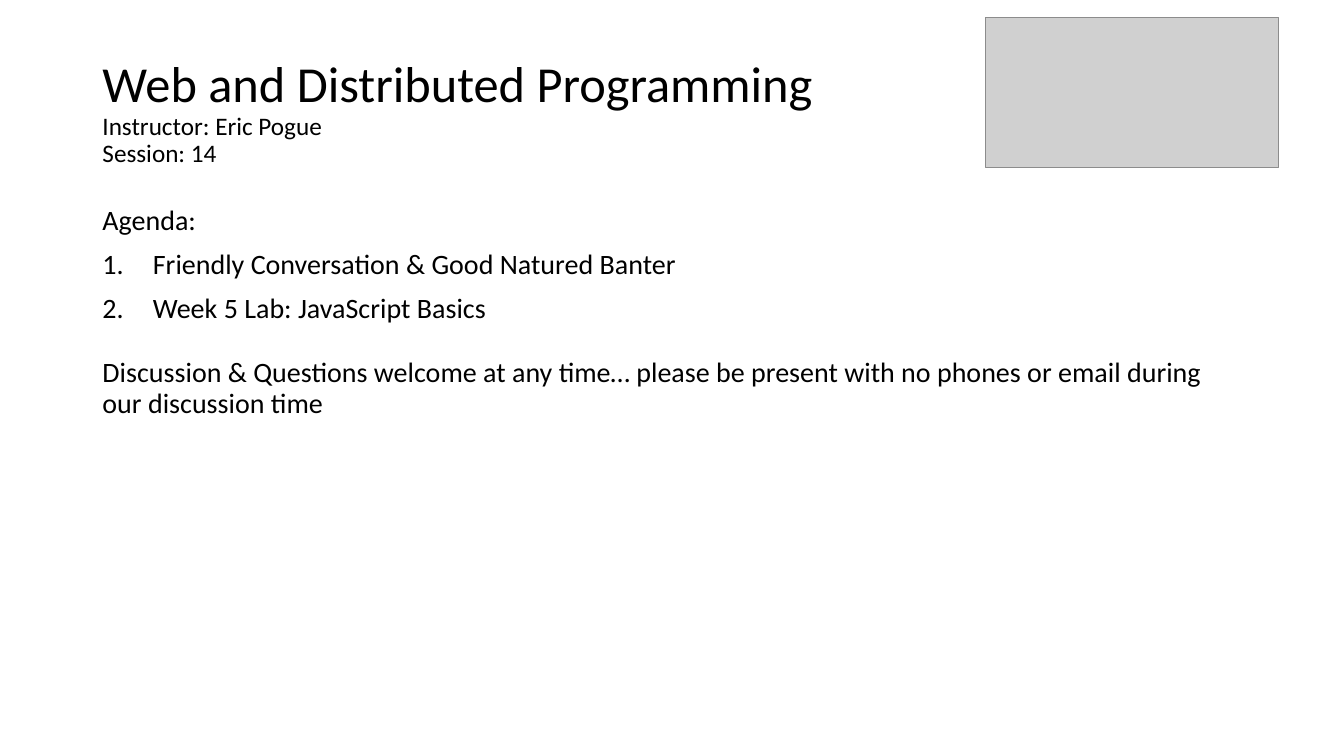
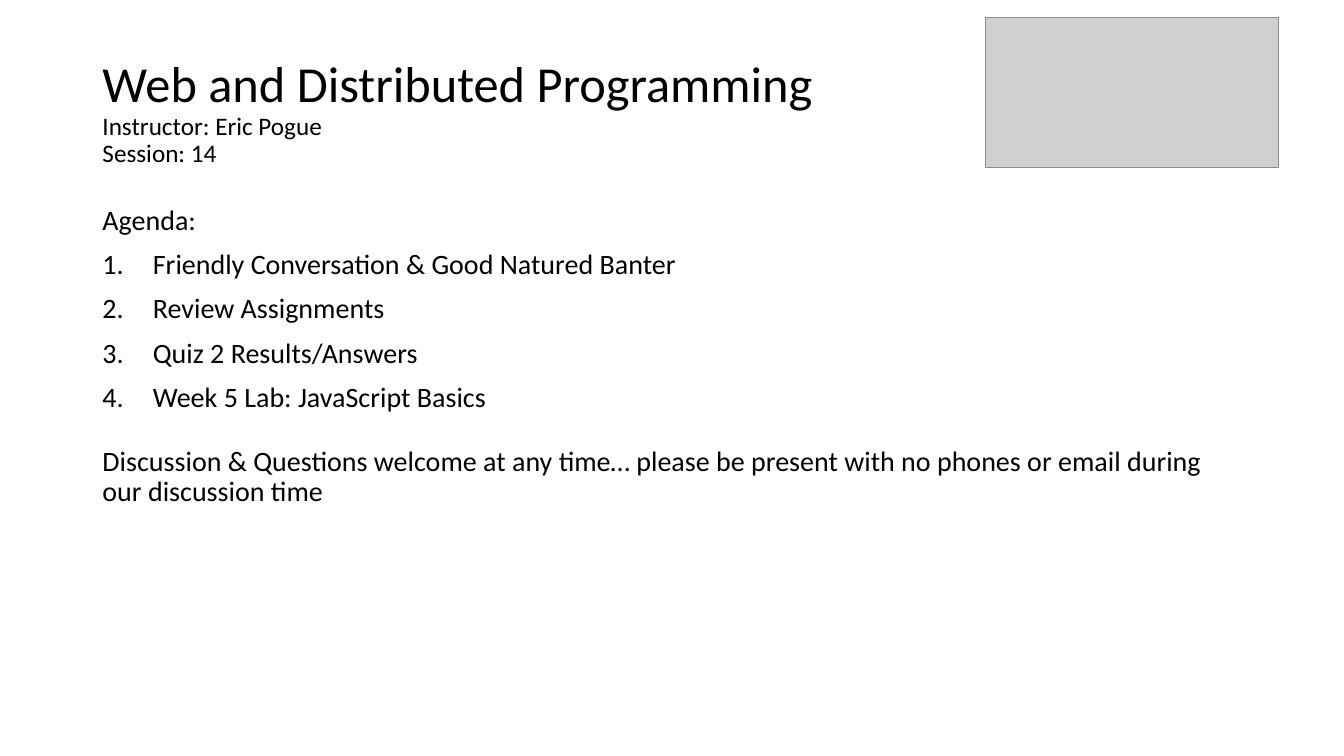
Before and after one commit to EricJPogue/www-epogue-info, a slide deck: slide 1 of CPSC-24700/Presentations/session-14.pptx. Drawn at 1344x756 pixels with LibreOffice and Linux fonts; fonts in the diff are those of the drawing; grey boxes stand for pictures. Boxes give left, top, right and bottom in pixels: in the first picture for what was removed or moved away, otherwise in the second. Text is boxed around its words. In the diff, an @@ line names an element or a change of style, - is before the commit and + after.

Commit message:
Update session 14 documents.

```diff
--- a/CPSC-24700/Presentations/session-14.pptx
+++ b/CPSC-24700/Presentations/session-14.pptx
@@ text at (x1=153, y1=298, x2=418, y2=367): paragraphs added @@
+2. Review Assignments
+3. Quiz 2 Results/Answers
```
Also in this commit, not shown: 1 slide added, 2 other files.
